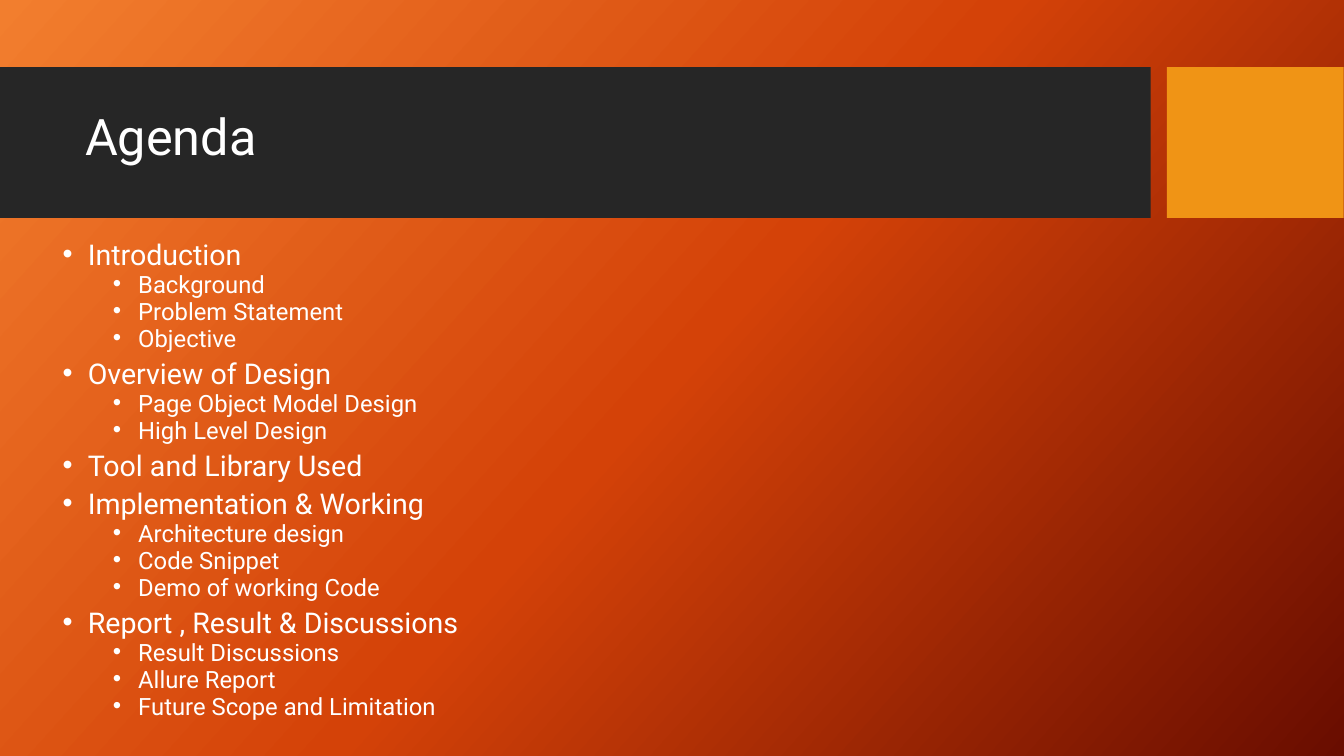
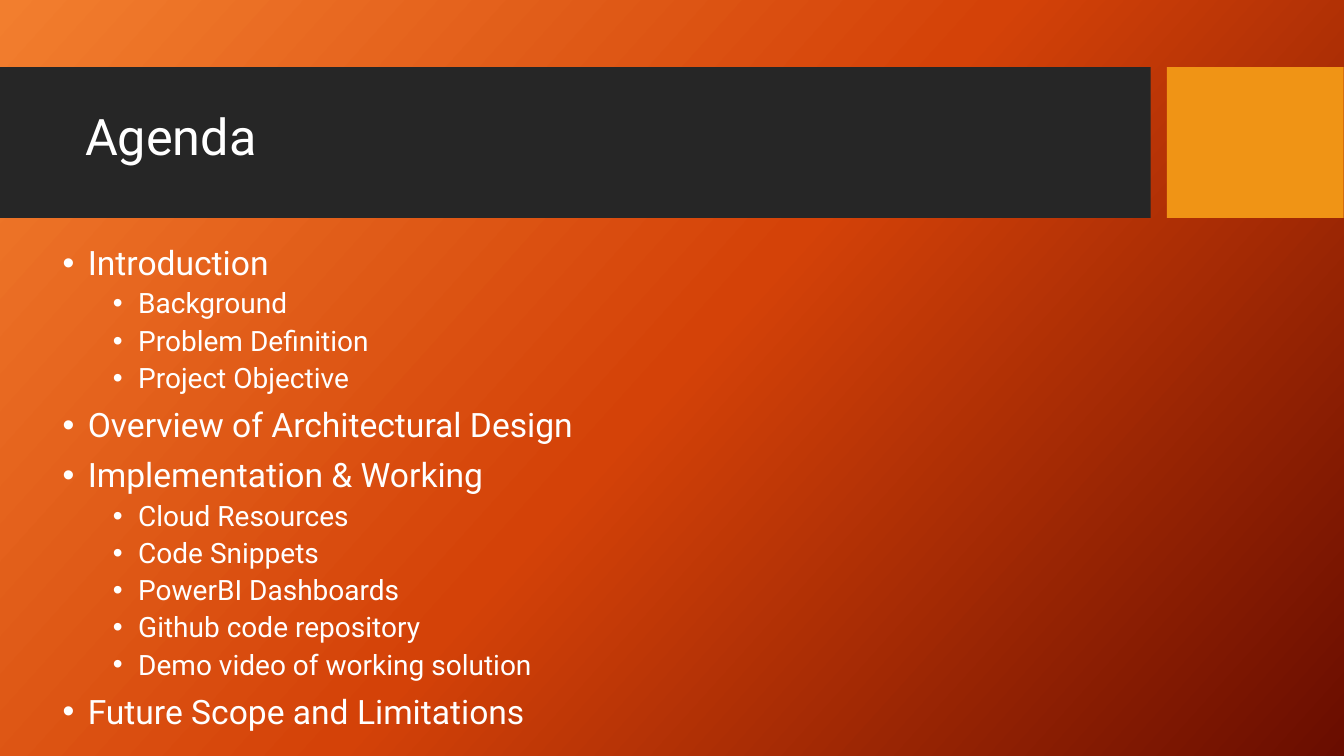
Before and after one commit to ShelkeAkshay-2022mt93331/dissertation, a slide deck: slide 2 of 7_Reports/3_Final_PPT/2022mt93331.pptx. Drawn at 1344x756 pixels with LibreOffice and Linux fonts; fonts in the diff are those of the drawing; background and template pictures are left out. Boxes give left, top, right and bottom in pixels: in the first picture for what was removed or moved away, otherwise in the second. Text is boxed around its words. In the diff, an @@ line names an element or a change of style, - is before the commit and + after.

```diff
--- a/7_Reports/3_Final_PPT/2022mt93331.pptx
+++ b/7_Reports/3_Final_PPT/2022mt93331.pptx
@@ text at bbox=[88, 249, 483, 494]: size 20.4 to 24 pt in "Introduction", "Implementation & Working"; size 17 to 20 pt in "Background"; line spacing 0.7 to 0.9 @@
@@ text at bbox=[88, 329, 573, 444]: text changed; size 17 to 20 pt @@
-  • Problem Statement
-  • Objective
-• Overview of Design
-  • Page Object Model Design
-  • High Level Design
-• Tool and Library Used
+  • Problem Definition
+  • Project Objective
+• Overview of Architectural Design
@@ text at bbox=[88, 505, 531, 731]: text changed; size 17 to 20 pt @@
-  • Architecture design
-  • Code Snippet
-  • Demo of working Code
-• Report , Result & Discussions
-  • Result Discussions
-  • Allure Report
-  • Future Scope and Limitation
+  • Cloud Resources
+  • Code Snippets
+  • PowerBI Dashboards
+  • Github code repository
+  • Demo video of working solution
+• Future Scope and Limitations
```
Also in this commit, not shown: 5 other slides changed, 4 slides added, 9 slides removed.
